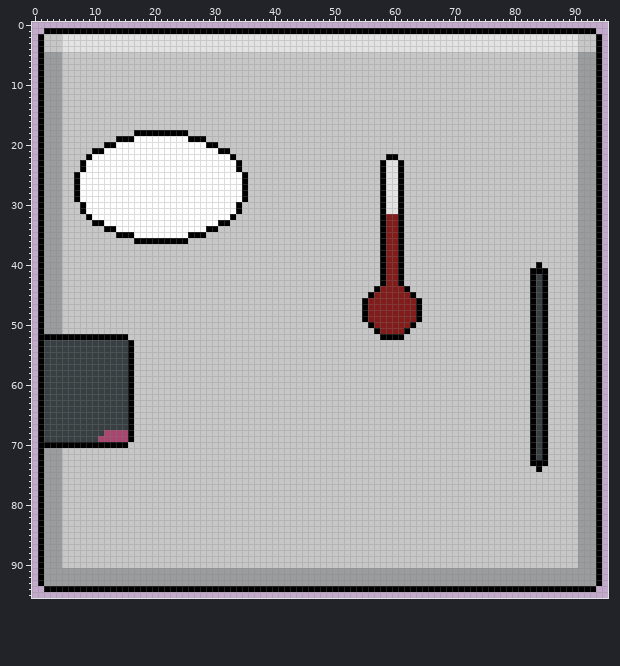
A pixel-art file gets an edit: assets/sprites/entities/enemy/prison/slider/slider.aseprite. The first picture shows the starting point.
96x96 pixels, 1 frame.
Now the later version:
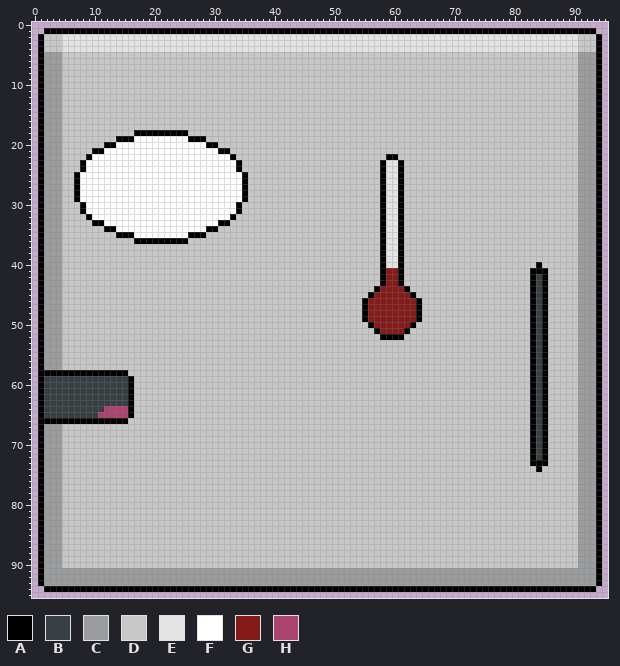
Palette (. is transparent): A #000000  B #383f42  C #9a9c9d  D #c7c7c7  E #e3e3e3  F #ffffff  G #831b1b  H #a9456e
Commit: Added basic slider boss
The exact change:
layer "slider_phase_1" added
layer "Layer 2" removed
--- layer "slider_phase_1"
@@ x 57..62 @@
 31 DAEEAD
-32 DAGGAD
-33 DAGGAD
-34 DAGGAD
-35 DAGGAD
-36 DAGGAD
-37 DAGGAD
-38 DAGGAD
-39 DAGGAD
-40 DAGGAD
+32 DAEEAD
+33 DAEEAD
+34 DAEEAD
+35 DAEEAD
+36 DAEEAD
+37 DAEEAD
+38 DAEEAD
+39 DAEEAD
+40 DAEEAD
 41 DAGGAD
@@ x 0..18 @@
 51 .ACCCDDDDDDDDDDDDDD
-52 .AAAAAAAAAAAAAAADDD
-53 .ABBBBBBBBBBBBBBADD
-54 .ABBBBBBBBBBBBBBADD
-55 .ABBBBBBBBBBBBBBADD
-56 .ABBBBBBBBBBBBBBADD
-57 .ABBBBBBBBBBBBBBADD
-58 .ABBBBBBBBBBBBBBADD
+52 .ACCCDDDDDDDDDDDDDD
+53 .ACCCDDDDDDDDDDDDDD
+54 .ACCCDDDDDDDDDDDDDD
+55 .ACCCDDDDDDDDDDDDDD
+56 .ACCCDDDDDDDDDDDDDD
+57 .ACCCDDDDDDDDDDDDDD
+58 .AAAAAAAAAAAAAAADDD
 59 .ABBBBBBBBBBBBBBADD
@@ x 0..18 @@
 63 .ABBBBBBBBBBBBBBADD
-64 .ABBBBBBBBBBBBBBADD
-65 .ABBBBBBBBBBBBBBADD
-66 .ABBBBBBBBBBBBBBADD
-67 .ABBBBBBBBBBBBBBADD
-68 .ABBBBBBBBBBHHHHADD
-69 .ABBBBBBBBBHHHHHADD
-70 .AAAAAAAAAAAAAAADDD
+64 .ABBBBBBBBBBHHHHADD
+65 .ABBBBBBBBBHHHHHADD
+66 .AAAAAAAAAAAAAAADDD
+67 .ACCCDDDDDDDDDDDDDD
+68 .ACCCDDDDDDDDDDDDDD
+69 .ACCCDDDDDDDDDDDDDD
+70 .ACCCDDDDDDDDDDDDDD
 71 .ACCCDDDDDDDDDDDDDD
Changed places in both pictures, as pixel boxes (x1, y1, x2, y2):
changed: (386, 214, 398, 268)
changed: (44, 334, 134, 376)
changed: (44, 406, 134, 448)
